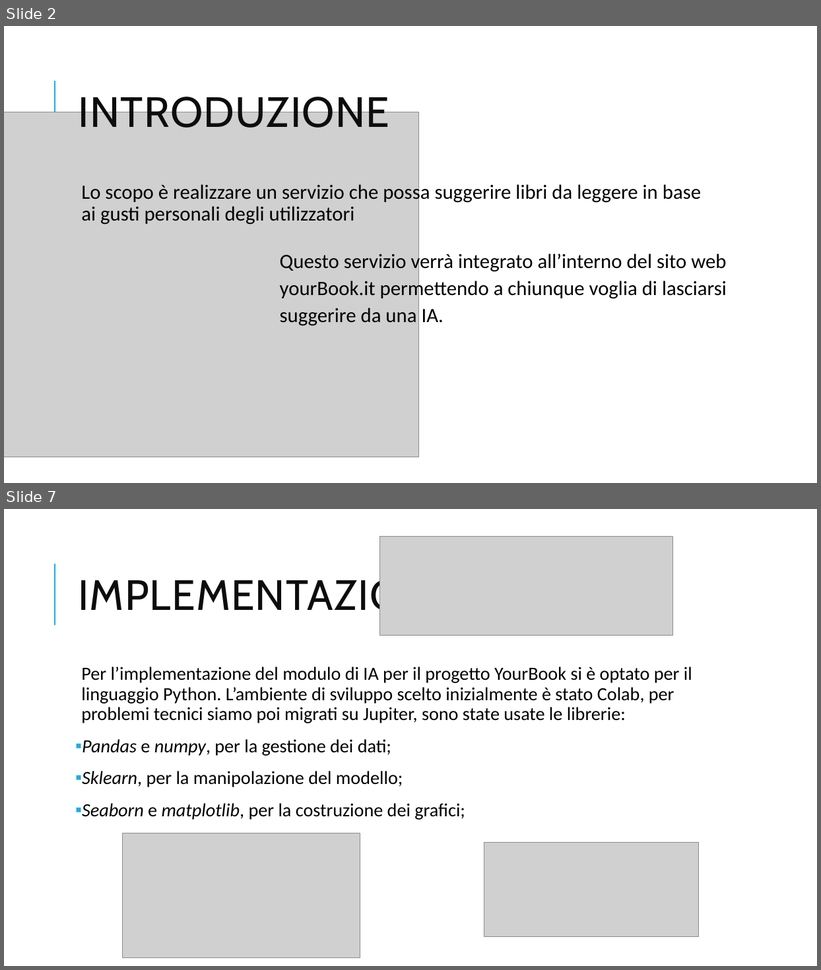
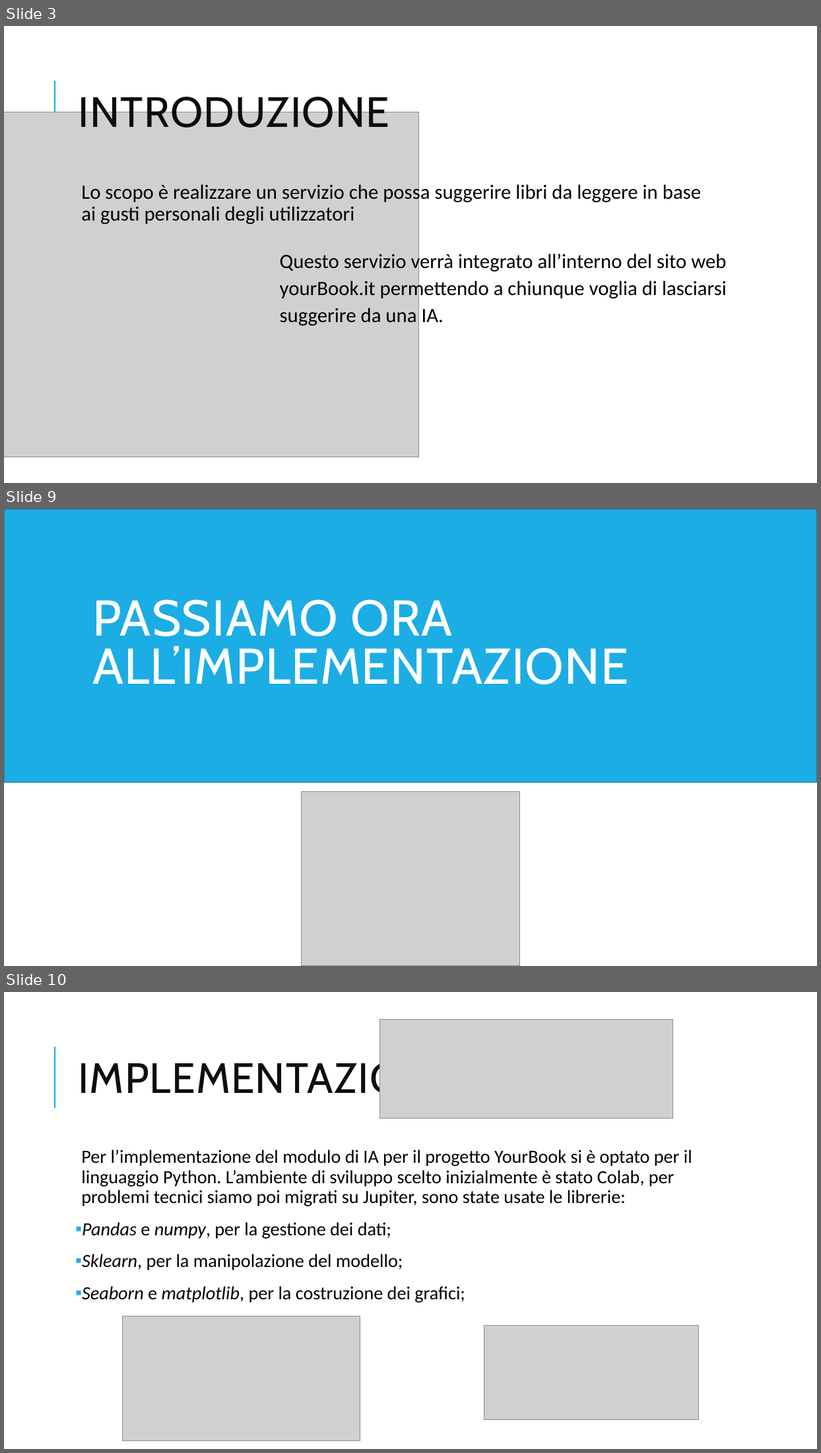
Before and after one commit to paolopetta/FIA-Yourbook, a slide deck: Modulo IA.pptx. Shown one above the other, each under a label of ours: slides 2 and 7 before the commit, slides 3, 9 and 10 after it; the slides between them are not shown. The pictures are 821x970 and 821x1453 pixels, drawn with LibreOffice and Linux fonts; fonts in the diff are those of the drawing; grey boxes stand for pictures. Boxes give left, top, right and bottom in pixels: in the first picture for what was removed or moved away, otherwise in the second. Text is boxed around its words. In the diff, an @@ line names an element or a change of style, - is before the commit and + after.

```diff
--- a/Modulo IA.pptx
+++ b/Modulo IA.pptx
@@ slide 9 added at box(4, 509, 817, 966), background #FFFFFF @@
@@ rectangle added at box(4, 509, 817, 783), fill #1CADE4, outline #1580A9 1.25 pt @@
@@ title added at box(92, 599, 629, 685), 59.4 pt, text #FFFFFF @@
+PASSIAMO ORA ALL’IMPLEMENTAZIONE
@@ picture added at box(302, 792, 519, 966) @@
@@ what was slide 2 is now slide 3 @@
@@ what was slide 7 is now slide 10 @@
```
Also in this commit, not shown: 5 slides changed, 3 other slides added, 1 slide removed.
